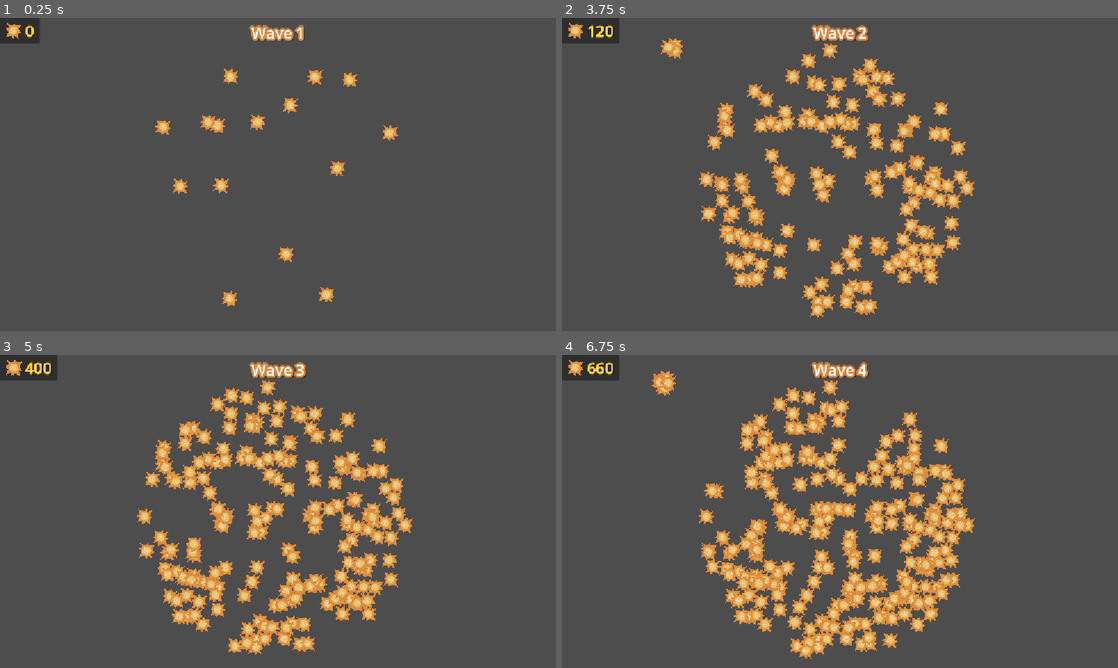
Above: before the commit, frames 1-4 (two rows, left to right).
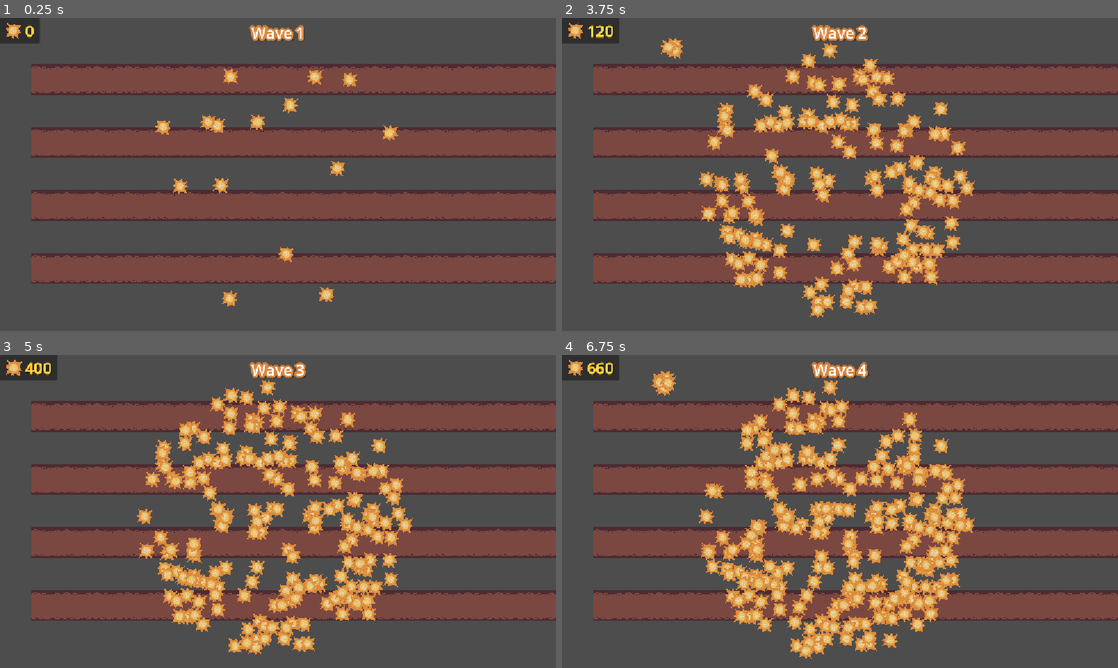
Above: after the commit, the same moments.

Repository: arthur-monteath/pvz-clone
Game: Godot game, scene res://main.tscn
Same seed, same stepped clock (60 frames per second), same inputs: the game is played once before the commit and once after it.
Inputs (mouse positions are in pixels of both pictures, inside the frame that each line leads up to):
- Up to frame 1 (0.25 s): no input
- Up to frame 2 (3.75 s): move the mouse to (817, 121) at 0.52 s; move the mouse to (890, 293) at 1.27 s; move the mouse to (951, 133) at 2.02 s; move the mouse to (789, 299) at 2.77 s; move the mouse to (912, 80) at 3.52 s
- Up to frame 3 (5 s): move the mouse to (177, 524) at 4.27 s
- Up to frame 4 (6.75 s): move the mouse to (851, 442) at 5.02 s; move the mouse to (723, 464) at 5.77 s; move the mouse to (878, 414) at 6.52 s

The runs differ from the first frame. In frame 1, 37% of the frame differs, in the area x 5-100%, y 14-85%; in frame 2, 33%; in frame 3, 31%; in frame 4, 30%.
Error after the commit: Invalid access to property or key 'position' on a base object of type 'null instance'. (res://lane_manager.gd:34)

Commit message:
Added a lane system

Diff:
--- a/assets/sun/sun.gd
+++ b/assets/sun/sun.gd
@@ -14,6 +14,6 @@
 		sun_icon.get_global_rect().get_center(), 1.0
 		).tween_callback(
 		func() -> void:
-		(owner as Main).add_suns()
+		get_node("%SunManager").add_suns()
 		queue_free()
 	)
--- /dev/null
+++ b/currency_manager.gd
@@ -0,0 +1,29 @@
+class_name SunManager extends Node2D
+
+signal on_sun_amount_changed(new_amount: int)
+
+@onready var overlay: CanvasLayer = %OverlayUI
+
+var max_suns: int = 20_000
+var suns: int = 0:
+	get: return suns
+	set(new_amount):
+		suns = new_amount
+		emit_signal("on_sun_amount_changed", new_amount)
+
+func add_suns(amount: int = 20):
+	suns = max(min(max_suns, suns + amount), 0)
+
+const SUN = preload("uid://drc3771pvtotc")
+
+func _ready() -> void:
+	spawn()
+
+func spawn():
+	for i in range(5):
+		var sun = SUN.instantiate()
+		sun.global_position = Vector2(570,346) + Utils.random_radius(280)
+		overlay.add_child(sun)
+		sun.owner = owner
+	await get_tree().create_timer(0.1).timeout
+	spawn()
--- /dev/null
+++ b/lane_manager.gd
@@ -0,0 +1,59 @@
+@tool
+extends Node2D
+
+#@export var spacing: int = 8
+
+@export var lane_texture: Texture2D:
+	set(value):
+		lane_texture = value
+		_rebuild_lanes()
+
+@export var lane_amount := 5:
+	set(value):
+		lane_amount = max(value, 0)
+		if Engine.is_editor_hint():
+			_rebuild_lanes()
+
+@export var width: int = 32:
+	set(value):
+		width = max(value, 1)
+		_rebuild_lanes()
+
+@export var margin_top: int = 32
+@export var margin_bottom: int = 16
+@export var margin_left: int = 16
+@export var margin_right: int = 16
+
+var lanes: Array[Line2D]
+
+func _rebuild_lanes() -> void:
+	clear_lanes()
+	update_lanes()
+
+func update_lanes():
+	var screen = Rect2(Vector2.ZERO, %Camera.position*2)
+	var vertical_space = screen.end.y - margin_bottom - margin_top
+	var white_space: float = vertical_space - (width * lane_amount)
+	var spacing := white_space / lane_amount
+
+	for index in range(lane_amount):
+		var lane := Line2D.new()
+		var y: int = margin_top + index * (width + spacing)
+
+		lane.add_point(Vector2(margin_left, y))
+		lane.add_point(Vector2(screen.end.x - margin_right, y))
+		lane.texture = lane_texture
+		lane.texture_mode = Line2D.LINE_TEXTURE_TILE
+		lane.texture_repeat = CanvasItem.TEXTURE_REPEAT_ENABLED
+		lane.width = width
+
+		lane.owner = owner
+		lane.name = "Lane%d" % index
+
+		add_child(lane)
+		lanes.append(lane)
+
+func clear_lanes():
+	for lane in lanes:
+		lane.call_deferred("queue_free")
+	lanes.clear()
--- a/main.gd
+++ b/main.gd
@@ -1,27 +1 @@
 class_name Main extends Node2D
-
-signal on_sun_amount_changed(new_amount: int)
-
-@onready var overlay: CanvasLayer = %OverlayUI
-
-var suns: int = 0:
-	get: return suns
-	set(new_amount):
-		suns = new_amount
-		emit_signal("on_sun_amount_changed", new_amount)
-
-func add_suns(amount: int = 1):
-	suns = max(suns + amount, 0)
-
-const SUN = preload("uid://drc3771pvtotc")
-func _ready() -> void:
-	spawn()
-
-func spawn():
-	for i in range(5):
-		var sun = SUN.instantiate()
-		sun.global_position = Vector2(570,346) + Utils.random_radius(280)
-		overlay.add_child(sun)
-		sun.owner = self
-	await get_tree().create_timer(0.1).timeout
-	spawn()
--- a/main.tscn
+++ b/main.tscn
@@ -1,9 +1,12 @@
-[gd_scene load_steps=10 format=3 uid="uid://cv5uicrj4s35"]
+[gd_scene load_steps=13 format=3 uid="uid://cv5uicrj4s35"]
 
 [ext_resource type="Script" uid="uid://5vos5sxe58df" path="res://main.gd" id="1_0xm2m"]
 [ext_resource type="Script" uid="uid://chu6ljqm27g3l" path="res://root_ui.gd" id="1_ig7tw"]
 [ext_resource type="Texture2D" uid="uid://d0htgvncta7g8" path="res://assets/sun/sun_icon.png" id="3_1bvp3"]
 [ext_resource type="Script" uid="uid://db2hlbjq5gyjq" path="res://assets/enemies/waves/wave_manager.gd" id="4_1bvp3"]
+[ext_resource type="Script" uid="uid://c0j0grxdngdxs" path="res://lane_manager.gd" id="4_5vw27"]
+[ext_resource type="Script" uid="uid://drvmu54sjc2sq" path="res://currency_manager.gd" id="4_7mycd"]
+[ext_resource type="Texture2D" uid="uid://54ltqe567sm0" path="res://assets/lane.png" id="4_272bh"]
 [ext_resource type="Script" uid="uid://c2ki7wupl58x8" path="res://assets/enemies/waves/wave.gd" id="5_lquwl"]
 
 [sub_resource type="LabelSettings" id="LabelSettings_7dm0k"]
@@ -33,6 +36,10 @@
 
 [node name="Main" type="Node2D"]
 script = ExtResource("1_0xm2m")
+
+[node name="Camera" type="Camera2D" parent="."]
+unique_name_in_owner = true
+position = Vector2(576, 324)
 
 [node name="RootUI" type="CanvasLayer" parent="."]
 unique_name_in_owner = true
@@ -85,8 +92,50 @@
 unique_name_in_owner = true
 layer = 2
 
-[node name="CurrencyManager" type="Node2D" parent="."]
+[node name="Env" type="Node2D" parent="."]
+
+[node name="LaneManager" type="Node2D" parent="Env"]
 unique_name_in_owner = true
+script = ExtResource("4_5vw27")
+lane_texture = ExtResource("4_272bh")
+lane_amount = 4
+width = 64
+margin_top = 128
+margin_bottom = 0
+margin_left = 64
+margin_right = 0
+
+[node name="Lane0" type="Line2D" parent="Env/LaneManager"]
+texture_repeat = 2
+points = PackedVector2Array(64, 128, 1152, 128)
+width = 64.0
+texture = ExtResource("4_272bh")
+texture_mode = 1
+
+[node name="Lane1" type="Line2D" parent="Env/LaneManager"]
+texture_repeat = 2
+points = PackedVector2Array(64, 258, 1152, 258)
+width = 64.0
+texture = ExtResource("4_272bh")
+texture_mode = 1
+
+[node name="Lane2" type="Line2D" parent="Env/LaneManager"]
+texture_repeat = 2
+points = PackedVector2Array(64, 388, 1152, 388)
+width = 64.0
+texture = ExtResource("4_272bh")
+texture_mode = 1
+
+[node name="Lane3" type="Line2D" parent="Env/LaneManager"]
+texture_repeat = 2
+points = PackedVector2Array(64, 518, 1152, 518)
+width = 64.0
+texture = ExtResource("4_272bh")
+texture_mode = 1
+
+[node name="SunManager" type="Node2D" parent="."]
+unique_name_in_owner = true
+script = ExtResource("4_7mycd")
 
 [node name="WaveManager" type="Timer" parent="."]
 unique_name_in_owner = true
--- a/root_ui.gd
+++ b/root_ui.gd
@@ -1,17 +1,17 @@
 class_name RootUI extends CanvasLayer
 
+@onready var sun_manager: SunManager = %SunManager
 @onready var wave_manager: WaveManager = %WaveManager
 
 @onready var sun_label: Label = %SunContainer/Label
 @onready var wave_label: Label = %WaveLabel
 
 func _ready():
-	var main := owner as Main
-	main.on_sun_amount_changed.connect(_on_sun_amount_changed)
+	sun_manager.on_sun_amount_changed.connect(_on_sun_amount_changed)
 	wave_manager.on_wave_start.connect(_on_wave_start)
 
 func _on_sun_amount_changed(amount: int):
-	sun_label.text = str(amount * 20)
+	sun_label.text = str(amount)
 
 func _on_wave_start(wave: int):
 	wave_label.text = "Wave " + str(wave)
Binary file added: assets/lane.png
Not shown, added: assets/lane.png.import
Not shown, added: currency_manager.gd.uid
Not shown, added: lane_manager.gd.uid
